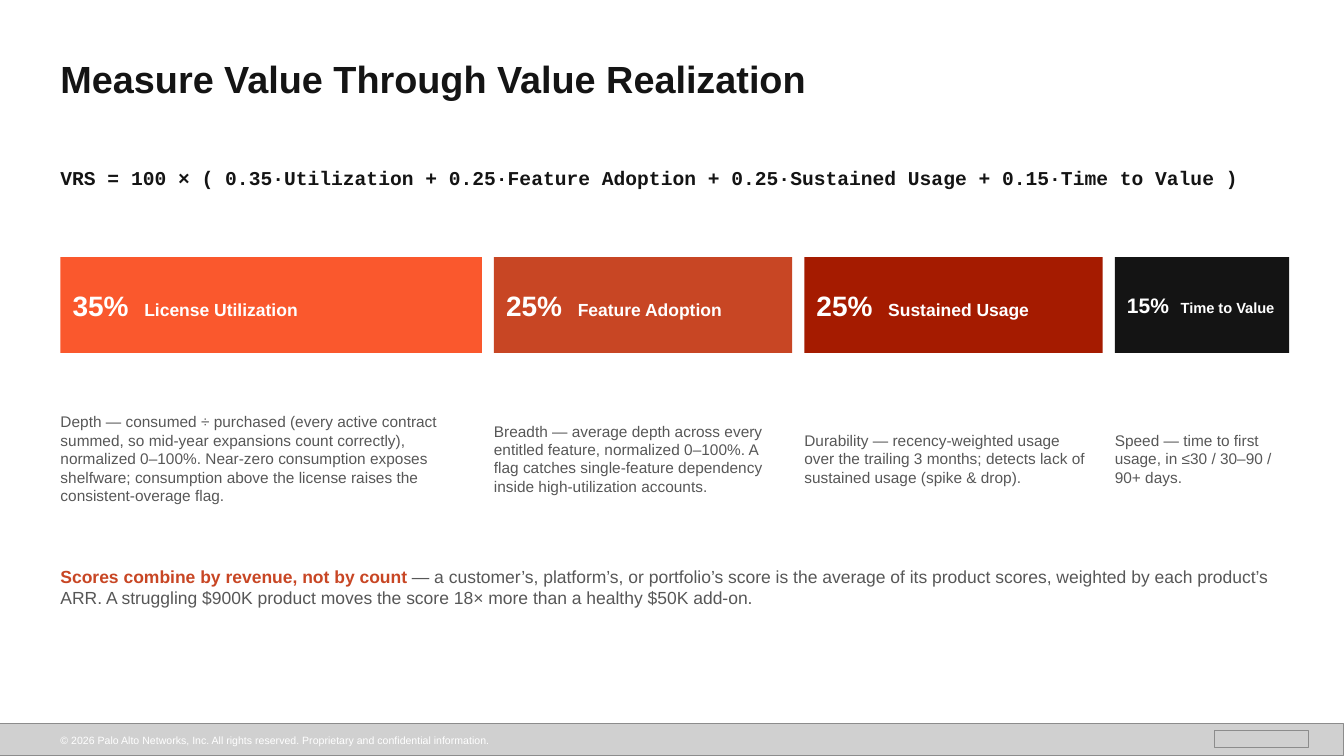
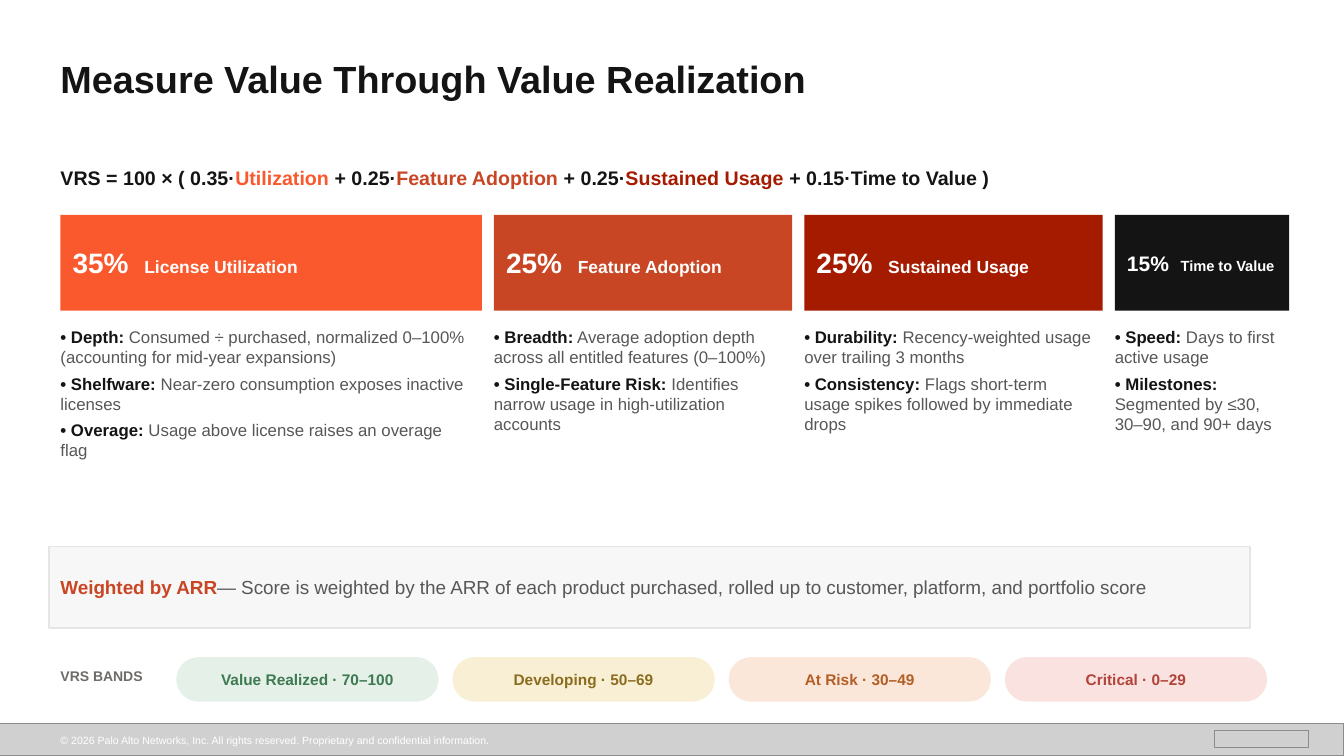
Before and after one commit to erink777-bit/panw-adoption-analytics, a slide deck: slide 3 of executive_presentation.pptx. Drawn at 1344x756 pixels with LibreOffice and Linux fonts; fonts in the diff are those of the drawing; grey boxes stand for pictures; background and template pictures are left out. Boxes give left, top, right and bottom in pixels: in the first picture for what was removed or moved away, otherwise in the second. Text is boxed around its words. In the diff, an @@ line names an element or a change of style, - is before the commit and + after.

```diff
--- a/executive_presentation.pptx
+++ b/executive_presentation.pptx
@@ text "VRS = 100 × ( ..." at <box>60,170,977,189</box>: font Courier New to Arial; text colour #141414 to #FA582D in "0.35·Utilization"; text colour #141414 to #C84624 in "0.25·Feature Adoption"; text colour #141414 to #A51B00 in "0.25·Sustained Usage" @@
@@ 4 texts, 4 rectangles: place and size @@
-4 texts, 4 rectangles at <box>60,257,1290,353</box>
+4 texts, 4 rectangles at <box>60,215,1290,311</box>
@@ vertical alignment middle to top in 4 elements at <box>1115,331,1274,434</box>, <box>494,331,766,430</box>, <box>60,331,465,460</box>, <box>804,331,1091,434</box> @@
@@ text at <box>60,331,465,460</box>: text changed; size 11 to 12 pt @@
-Depth — consumed ÷ purchased (every active contract summed, so mid-year expansions count correctly), normalized 0–100%. Near-zero consumption exposes shelfware; consumption above the license raises the consistent-overage flag.
+• Depth: Consumed ÷ purchased, normalized 0–100% (accounting for mid-year expansions)
+• Shelfware: Near-zero consumption exposes inactive licenses
+• Overage: Usage above license raises an overage flag
@@ text at <box>494,331,766,430</box>: text changed; size 11 to 12 pt @@
-Breadth — average depth across every entitled feature, normalized 0–100%. A flag catches single-feature dependency inside high-utilization accounts.
+• Breadth: Average adoption depth across all entitled features (0–100%)
+• Single-Feature Risk: Identifies narrow usage in high-utilization accounts
@@ text at <box>804,331,1091,434</box>: text changed; size 11 to 12 pt @@
-Durability — recency-weighted usage over the trailing 3 months; detects lack of sustained usage (spike & drop).
+• Durability: Recency-weighted usage over trailing 3 months
+• Consistency: Flags short-term usage spikes followed by immediate drops
@@ text at <box>1115,331,1274,434</box>: text changed; size 11 to 12 pt @@
-Speed — time to first usage, in ≤30 / 30–90 / 90+ days.
+• Speed: Days to first active usage
+• Milestones: Segmented by ≤30, 30–90, and 90+ days
@@ rectangle added at <box>49,546,1251,628</box>, fill #F7F7F7, outline #E5E5E5 1 pt @@
@@ text at <box>60,580,1146,598</box>: text changed; size 12.5 to 13.5 pt @@
-Scores combine by revenue, not by count — a customer’s, platform’s, or portfolio’s score is the average of its product scores, weighted by each product’s ARR. A struggling $900K product moves the score 18× more than a healthy $50K add-on.
+Weighted by ARR— Score is weighted by the ARR of each product purchased, rolled up to customer, platform, and portfolio score
@@ rounded rectangle added at <box>176,657,439,702</box>, fill #E5F0E8, 11 pt, text #3D7A52, bold @@
+Value Realized · 70–100
@@ rounded rectangle added at <box>453,657,715,702</box>, fill #F9EFD4, 11 pt, text #8A6D1F, bold @@
+Developing · 50–69
@@ rounded rectangle added at <box>729,657,991,702</box>, fill #FAE7DA, 11 pt, text #B25E24, bold @@
+At Risk · 30–49
@@ rounded rectangle added at <box>1005,657,1267,702</box>, fill #F9E2DF, 11 pt, text #B0433A, bold @@
+Critical · 0–29
@@ text added at <box>60,671,143,681</box>, 10 pt, text #706B69, bold @@
+VRS BANDS
```
Also in this commit, not shown: 5 other slides changed, 1 slide added, 1 slide removed, 2 other files.
